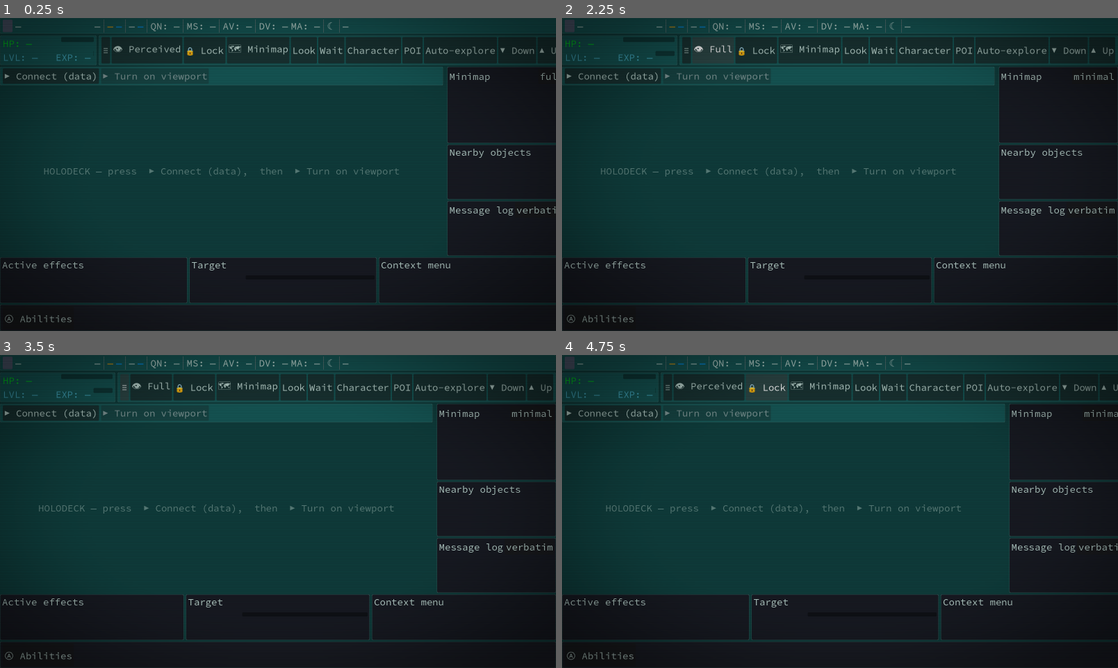
Above: before the commit, frames 1-4 (two rows, left to right).
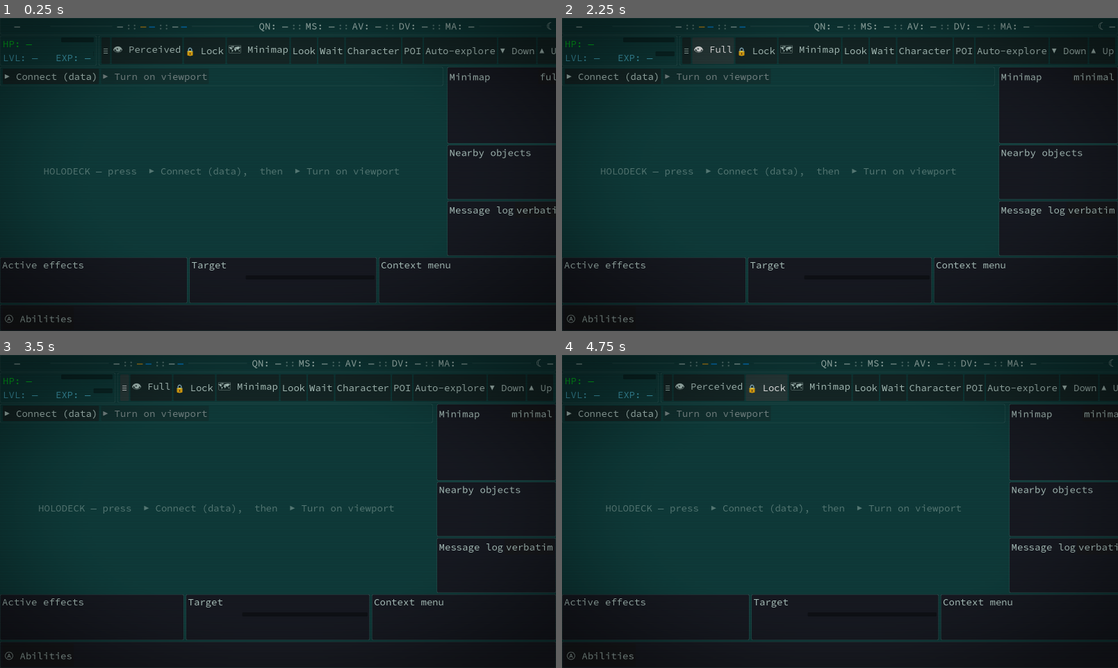
Above: after the commit, the same moments.

Repository: DazzlingDukeOfLazers/raves-of-qud
Game: Godot game, scene res://MainFrame.tscn
The game is run twice, just before and just after one commit, with the same random seed, the same clock (stepped at 60 frames per second) and the same inputs. This scene is started directly instead of the project's main scene.
Inputs:
- Up to frame 1 (0.25 s): no input
- Up to frame 2 (2.25 s): click "full" at 0.5 s; click "≡" at 1.25 s; click "👁 Perceived" at 2 s
- Up to frame 3 (3.5 s): click "≡" at 2.75 s
- Up to frame 4 (4.75 s): click "👁 Full" at 3.5 s; click "🔒 Lock" at 4.25 s

The runs differ from the first frame. In frame 1, 1.3% of the frame differs, in the area x 0-100%, y 0-45%; in frame 2, 1.3%; in frame 3, 1.3%; in frame 4, 1.3%.

Commit message:
top bar: 1:1 walk with Qud + fix panel background to palette black (k)
Rework the status strip to match Qud element-for-element, left to right:
- Character icon: the player's own tile (from the snapshot `player` render),
  replacing the grey square placeholder.
- Name no longer collapses (clip_text with no min width had shrunk it to 0
  next to the new expanding rule); given a min width.
- Temperature "T:25°" (was "25 °C"); weight/water "69/300# 64$" (no spaces).
- Food/water status coloured by state like Qud (good=green, then gold/orange/
  red) — the mod strips the colour markup, so map the status words client-side.
- Separators: groups now spread edge-to-edge with expanding horizontal rules
  between them and "::" dividers within (was left-packed with vertical bars);
  zone name sits far right.

Background: the chrome panels were K #155352 (the palette's LIGHTER "dark
grey"), which read as a bright teal box. Sampling Qud + checking the design
palette shows the background is k #0f3b3a (the "usually-black" viridian; the
play area maps to k at distance 11, the bars are the same k dimmed by the
vignette). Panels now use k, matching the world — dark, not teal.

Co-Authored-By: Claude Opus 4.8 <noreply@anthropic.com>

Diff:
--- a/godot/MainFrame.gd
+++ b/godot/MainFrame.gd
@@ -23,8 +23,12 @@
 const COL_EXP := Color("40a4b9")              # c — LVL/EXP bar (dark cyan)
 const COL_DIM := Color(0.69, 0.79, 0.76, 0.45)   # y (grey), dimmed — hints/captions
 const COL_BORDER := Color(0.69, 0.79, 0.76, 0.16) # y (grey), faint — panel edges
-const COL_PANEL := Color("155352")            # K — panels / strips
-const COL_BG := Color("0f3b3a")               # k — screen background ("Qud viridian")
+# Both the panels and the world use palette k — Qud's "usually-black" background (#0f3b3a). Sampling
+# Qud confirms it: the play area is k (dist 11), and the chrome bars are the same k dimmed by the
+# vignette toward the edges. (The old panel colour was K #155352 — the LIGHTER "dark grey" — which read
+# as a bright teal box; k is the correct black.)
+const COL_PANEL := Color("0f3b3a")            # k — chrome fill = the background (borders separate panels)
+const COL_BG := Color("0f3b3a")               # k — world/clear background ("Qud viridian")
 
 var _holo: Node             # the Main.tscn instance rendering full-window into the ROOT viewport (null until Connect)
 var _holo_host: Control     # the row-3 left column (control bar + the transparent hole)
@@ -34,6 +38,8 @@
 var _render_btn: Button     # stage 2: turn the 3D on
 
 # Live status-bar labels, updated from each snapshot's `stats` block.
+var _portrait: TextureRect  # the player's own tile, top-left (Qud's character icon)
+var _tiles: RefCounted      # QudTiles, for resolving the portrait (and any future bar icons)
 var _l_name: Label
 var _l_temp: Label
 var _l_weight: Label
@@ -86,6 +92,7 @@
 	name = "MainFrame"
 	set_anchors_preset(Control.PRESET_FULL_RECT)
 	theme = UiFont.make_theme(get_viewport())   # one source of truth; children inherit
+	_tiles = load("res://QudTiles.gd").new()    # for the status-bar character portrait
 	get_viewport().size_changed.connect(_on_resize)
 
 	# No full-window background rect: the Holodeck now renders 3D into THIS (root) viewport, full-window,
@@ -215,7 +222,52 @@
 	pb.add_theme_stylebox_override("fill", fills)
 	return pb
 
+# A "::" group separator (Qud's dotted divider between adjacent stats).
+func _dots() -> Label:
+	var l := _text("::", COL_DIM)
+	return l
+
+# An expanding horizontal rule that FILLS the gap between groups, so the bar spreads its groups edge to
+# edge like Qud (name far-left, zone far-right) instead of left-packing them.
+func _rule() -> Control:
+	var c := Control.new()
+	c.size_flags_horizontal = Control.SIZE_EXPAND_FILL
+	c.custom_minimum_size = Vector2(16, 0)
+	c.mouse_filter = Control.MOUSE_FILTER_IGNORE
+	var line := ColorRect.new()
+	line.color = COL_BORDER
+	line.anchor_left = 0.0
+	line.anchor_right = 1.0
+	line.anchor_top = 0.5
+	line.anchor_bottom = 0.5
+	line.offset_left = 6
+	line.offset_right = -6
+	line.offset_top = -1
+	line.offset_bottom = 1
+	line.mouse_filter = Control.MOUSE_FILTER_IGNORE
+	c.add_child(line)
+	return c
+
+# Colour for a food/water status word, following Qud (good = green, worsening = gold → orange → red).
+const _STATUS_GOOD := ["sated", "overfed", "full", "quenched", "tumescent", "slaked", "watered"]
+const _STATUS_WARN := ["hungry", "peckish", "thirsty"]
+const _STATUS_BAD := ["famished", "parched"]
+const _STATUS_CRIT := ["starving", "dehydrated"]
+func _status_color(word: String) -> Color:
+	var w := word.to_lower().strip_edges()
+	if _STATUS_GOOD.has(w): return Color("00c420")   # G — green
+	if _STATUS_WARN.has(w): return Color("cfc041")   # W — gold
+	if _STATUS_BAD.has(w): return Color("e99f10")    # O — orange
+	if _STATUS_CRIT.has(w): return Color("d74200")   # R — red
+	return QudPalette.TEXT                            # neutral / unknown
+
+func _set_status_label(label: Label, word: String) -> void:
+	label.text = word
+	label.add_theme_color_override("font_color", _status_color(word))
+
 # ── row 1: status strip ──────────────────────────────────────────────────────
+# Qud's top bar spreads its groups across the whole width with horizontal rules between them and "::"
+# dividers within: [icon name] ══ T:temp :: food water :: weight $ ══ QN::MS::AV::DV::MA ══ [zone].
 
 func _row_status() -> Control:
 	var strip := _strip()
@@ -223,43 +275,46 @@
 	h.add_theme_constant_override("separation", 8)
 	strip.add_child(h)
 
-	h.add_child(_icon(UiFont.px(get_viewport(), "body")))   # player portrait (same tile as the Holodeck marker, later)
+	# Character icon — the player's own tile (filled in from each snapshot's `player` render).
+	_portrait = TextureRect.new()
+	var isz := int(UiFont.px(get_viewport(), "body") * 1.35)
+	_portrait.custom_minimum_size = Vector2(round(isz * 16.0 / 24.0), isz)
+	_portrait.texture_filter = CanvasItem.TEXTURE_FILTER_NEAREST
+	_portrait.stretch_mode = TextureRect.STRETCH_KEEP_ASPECT_CENTERED
+	_portrait.expand_mode = TextureRect.EXPAND_IGNORE_SIZE
+	h.add_child(_portrait)
 	_l_name = _text("—")
-	_l_name.custom_minimum_size = Vector2(220, 0)           # reserve width so long names don't shove the strip
+	# Size to content (clip only past a generous cap) so the name never collapses to 0 in the HBox next
+	# to the expanding rule — clip_text with no min width did exactly that (the name vanished).
 	_l_name.clip_text = true
+	_l_name.custom_minimum_size = Vector2(90, 0)
 	h.add_child(_l_name)
 
-	_l_temp = _text("—")
-	h.add_child(_l_temp)
-	h.add_child(_sep())
-	_l_hunger = _text("—", COL_HUNGER); h.add_child(_l_hunger)   # hunger (Stomach FoodStatus)
-	_l_thirst = _text("—", COL_THIRST); h.add_child(_l_thirst)   # thirst (Stomach WaterStatus)
-	h.add_child(_sep())
-	_l_weight = _text("—")                                 # carry weight cur/max
-	h.add_child(_l_weight)
-	_l_water = _text("—", COL_THIRST)                      # fresh water in drams (= currency)
-	h.add_child(_l_water)
-	h.add_child(_sep())
+	h.add_child(_rule())
+	_l_temp = _text("—"); h.add_child(_l_temp)
+	h.add_child(_dots())
+	_l_hunger = _text("—", COL_HUNGER); h.add_child(_l_hunger)   # food status (colour set per-state)
+	_l_thirst = _text("—", COL_THIRST); h.add_child(_l_thirst)   # water status (colour set per-state)
+	h.add_child(_dots())
+	_l_weight = _text("—"); h.add_child(_l_weight)              # carry weight cur/max
+	_l_water = _text("—", COL_THIRST); h.add_child(_l_water)     # fresh water in drams (= currency)
+
+	h.add_child(_rule())
 	_l_qn = _text("QN: —"); h.add_child(_l_qn)             # quickness (100 nominal)
-	h.add_child(_sep())
+	h.add_child(_dots())
 	_l_ms = _text("MS: —"); h.add_child(_l_ms)             # move speed (100 nominal)
-	h.add_child(_sep())
+	h.add_child(_dots())
 	_l_av = _text("AV: —"); h.add_child(_l_av)             # attack value
-	h.add_child(_sep())
+	h.add_child(_dots())
 	_l_dv = _text("DV: —"); h.add_child(_l_dv)             # defense value
+	h.add_child(_dots())
 	_l_ma = _text("MA: —"); h.add_child(_l_ma)             # mental armor
-	h.add_child(_sep())
-
-	_daynight = _text("☾")                                 # day/night — sun/moon glyph (placeholder for a real clock)
+
+	h.add_child(_rule())
+	_daynight = _text("☾")                                 # day/night — sun/moon glyph
 	_daynight.add_theme_font_size_override("font_size", UiFont.px(get_viewport(), "title"))
 	h.add_child(_daynight)
-	h.add_child(_sep())
-
-	_l_biome = _text("—")                                  # biome · floor
-	h.add_child(_l_biome)
-	var tail := Control.new()                              # push nothing; keep items left-packed
-	tail.size_flags_horizontal = Control.SIZE_EXPAND_FILL
-	h.add_child(tail)
+	_l_biome = _text("—"); h.add_child(_l_biome)           # zone / biome name (far right, like Qud)
 	return strip
 
 # ── row 2: vitals (HP / LVL-EXP)  |  top menu ────────────────────────────────
@@ -560,14 +615,25 @@
 ## fields fall back to "—" so a partial/older mod never shows stale numbers.
 func _apply_stats(data: Dictionary) -> void:
 	var s: Dictionary = data.get("stats", {})
+	# Character icon — the player's own tile, like Qud's top-left avatar.
+	if _portrait != null and _tiles != null:
+		var pal: Dictionary = data.get("palette", {})
+		if not pal.is_empty():
+			_tiles.palette = pal
+		_tiles.tiles_dir = String(data.get("tilesDir", _tiles.tiles_dir))
+		var pobj: Dictionary = data.get("player", {})
+		if not pobj.is_empty():
+			var tex: Texture2D = _tiles.texture_for(pobj, true)
+			if tex != null:
+				_portrait.texture = tex
 	if _l_name != null:
 		_l_name.text = QudText.strip(String(s.get("name", "—")))
 	if _l_temp != null:
-		_l_temp.text = ("%d °C" % int(s["temp"])) if s.has("temp") else "—"
+		_l_temp.text = ("T:%d°" % int(s["temp"])) if s.has("temp") else "—"   # Qud shows "T:25°"
 	if _l_weight != null:
-		_l_weight.text = "%d/%d #" % [int(s.get("weight", 0)), int(s.get("weightMax", 0))]
+		_l_weight.text = "%d/%d#" % [int(s.get("weight", 0)), int(s.get("weightMax", 0))]
 	if _l_water != null:
-		_l_water.text = "%d $" % int(s.get("water", 0))
+		_l_water.text = "%d$" % int(s.get("water", 0))
 	if _l_qn != null:
 		_l_qn.text = "QN: %d" % int(s.get("qn", 0))
 	if _l_ms != null:
@@ -597,10 +663,12 @@
 			_bar_exp.min_value = xp_floor
 			_bar_exp.max_value = xp_next
 			_bar_exp.value = clampi(xp, xp_floor, xp_next)
+	# Food/water status, coloured by state like Qud (good = green, worsening = gold/orange/red). The mod
+	# strips the colour markup, so map the known status words here.
 	if _l_hunger != null:
-		_l_hunger.text = String(s.get("hunger", "—"))
+		_set_status_label(_l_hunger, String(s.get("hunger", "—")))
 	if _l_thirst != null:
-		_l_thirst.text = String(s.get("thirst", "—"))
+		_set_status_label(_l_thirst, String(s.get("thirst", "—")))
 	if _l_biome != null:
 		var terrain := QudText.strip(String(s.get("terrain", "")))
 		# Qud's DisplayName usually already includes the stratum ("salt marsh, surface"); fall back to
